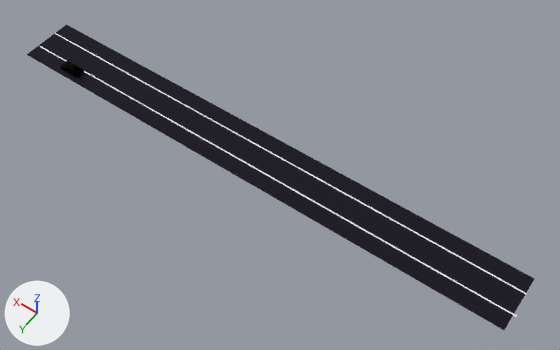
A saved change to the glTF model assets/models/street-with-car.glb.
Before and after are seen from a 50 mm lens placed at (-31.5, 39.2, 60.7), pointed at (-4.0, 0.7, 0.2). The axes (+X, +Y, +Z) are drawn at lower left. The lights are the same throughout. Where no turn or scale is listed for an object, it has been applied to the vertices.

The scene before the commit, as lines of its bpy script (objects in view):
```python
mat_tereze = principled_material('tereze')
mat_tereze.base_color = (0.0, 0.0, 0.0)  # black #000000
mat_tereze.metallic = 0.95
mat_tereze.roughness = 0.457
me_cube_003 = bpy.data.meshes.new('Cube.003')
me_cube_003.from_pydata(...)  # 1014 vertices, 1965 faces; spans x -1.29..1.34, y -0.61..0.62, z -0.39..0.39
# faces by material slot: [1963, 2]
me_cube_003.materials.append(mat_tereze)  # black #000000
me_cube_003.materials.append(mat_brake_disk_001)  # white #e7e7e7
me_plane = bpy.data.meshes.new('Plane')
me_plane.from_pydata([(-29.4, -3.1, 0.0), (29.4, -3.1, 0.0), (-29.4, 3.1, 0.0), (29.4, 3.1, 0.0)], [], [(0, 1, 3), (0, 3, 2)])
me_plane.materials.append(mat_road)  # black #050016
me_plane_009 = bpy.data.meshes.new('Plane.009')
me_plane_009.from_pydata([(-29.4, -0.1, 0.0), (29.4, -0.1, 0.0), (-29.4, 0.1, 0.0), (29.4, 0.1, 0.0), (29.2, 2.6, 0.0), (-29.7, 2.6, 0.0), (29.2, 2.5, 0.0), (-29.7, 2.5, 0.0)], [], [(0, 1, 3), (0, 3, 2), (7, 6, 4), (7, 4, 5)])
me_plane_009.materials.append(mat_llinesroad)  # white #e7e7e7
ob_car = bpy.data.objects.new('Car', me_cube_003)
ob_car.location = (23.21, 2.03, 0.45)
ob_lineroad_001 = bpy.data.objects.new('lineRoad.001', me_plane_009)
ob_lineroad_001.location = (0.02, -1.27, 0.0)
ob_plane = bpy.data.objects.new('Plane', me_plane)
ob_plane.location = (0.0, 0.0, 0.0)
```
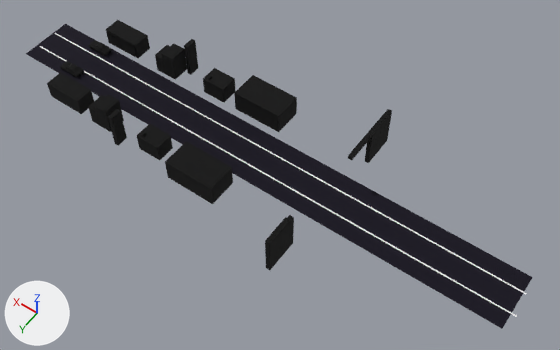
Pixel boxes [x1, y1, x2, y2] of what changed, in the pictures (560 x 350 px):
'Plane', moved
    before: [27, 24, 534, 330]
    after: [26, 24, 533, 329]
'Cube.016', added (black)
    after: [165, 141, 233, 204]
'Cube.006', added (black)
    after: [234, 75, 297, 132]
'Cube.011', added (black)
    after: [47, 72, 94, 114]
'Cube.014', added (black)
    after: [137, 124, 173, 160]
'Cube.003', added (black)
    after: [203, 68, 236, 102]
'Cube', added (black)
    after: [106, 20, 150, 58]
'Cube.018', added (black)
    after: [265, 215, 294, 270]
'Cube.002', added (black)
    after: [162, 43, 187, 80]
'Cube.013', added (black)
    after: [95, 94, 124, 132]
'Cube.005', added (black)
    after: [365, 114, 392, 163]
'Cube.012', added (black)
    after: [108, 109, 127, 146]
'Cube.007', added
    after: [348, 109, 392, 160]
'Cube.001', added
    after: [184, 39, 198, 75]
'Cube.019', added
    after: [265, 217, 290, 246]
'Car', surface changed
    both: [60, 61, 84, 77]
'Car.001', now drawn
    after: [89, 40, 112, 56]
'Cube.010', added
    after: [155, 45, 170, 74]
'Cube.017', added
    after: [88, 95, 105, 126]
'surface-building-2', added
    after: [121, 41, 136, 57]
'surface-building', added
    after: [107, 34, 121, 49]
'Cube.009', added
    after: [106, 30, 135, 47]

The change, as a diff of the scene's bpy script:
```diff
--- a/assets/models/street-with-car.glb.py
+++ b/assets/models/street-with-car.glb.py
@@ mat_tereze @@
 mat_tereze.base_color = (0.0, 0.0, 0.0)  # black #000000
-mat_tereze.metallic = 0.95
-mat_tereze.roughness = 0.457
+mat_tereze.roughness = 1.0
@@ me_plane_002 @@
+me_plane_002.from_pydata([(-0.95, 0.0, -0.7), (0.95, 0.0, -0.7), (-0.95, 0.0, 0.7), (0.95, 0.0, 0.7)], [], [(0, 1, 3), (0, 3, 2)])
+me_plane_002.materials.append(mat_tereze)  # black #000000
@@ me_plane_001 @@
+me_plane_001.from_pydata([(-0.95, 0.0, -0.7), (0.95, 0.0, -0.7), (-0.95, 0.0, 0.7), (0.95, 0.0, 0.7)], [], [(0, 1, 3), (0, 3, 2)])
+me_plane_001.materials.append(mat_tereze)  # black #000000
@@ ob_plane @@
 ob_plane = bpy.data.objects.new('Plane', me_plane)
-ob_plane.location = (0.0, 0.0, 0.0)
+ob_plane.location = (0.2, -0.03, 0.0)
@@ ob_cube_019 @@
+ob_cube_019 = bpy.data.objects.new('Cube.019', me_cube_021)  # a box spanning x -1.0..1.0, y -1.0..1.0, z -1.0..1.0; in mat_tereze (black #000000)
+ob_cube_019.location = (-9.32, 8.48, 4.35)
+ob_cube_019.scale = (0.232, 1.52, -0.201)
@@ ob_cube_018 @@
+ob_cube_018 = bpy.data.objects.new('Cube.018', me_cube_020)  # a box spanning x -0.23..0.23, y -1.84..1.84, z -2.06..2.06; in mat_tereze (black #000000)
+ob_cube_018.location = (-9.32, 8.17, 2.09)
@@ ob_cube_017 @@
+ob_cube_017 = bpy.data.objects.new('Cube.017', me_cube_019)  # a box spanning x -0.53..0.53, y -1.0..1.0, z 0.0..2.28; in mat_tereze (black #000000)
+ob_cube_017.location = (15.69, 5.15, 0.01)
@@ ob_cube_016 @@
+ob_cube_016 = bpy.data.objects.new('Cube.016', me_cube_018)  # a box spanning x -2.83..2.83, y -1.6..1.6, z -0.01..2.44; in mat_tereze (black #000000)
+ob_cube_016.location = (2.11, 5.63, 0.02)
@@ ob_cube_014 @@
+ob_cube_014 = bpy.data.objects.new('Cube.014', me_cube_016)  # a box spanning x -1.37..1.37, y -1.0..1.0, z -0.01..1.99; in mat_tereze (black #000000)
+ob_cube_014.location = (8.37, 5.07, 0.02)
@@ ob_cube_013 @@
+ob_cube_013 = bpy.data.objects.new('Cube.013', me_cube_015)  # a box spanning x -0.75..0.75, y -1.0..1.0, z 0.0..3.05; in mat_tereze (black #000000)
+ob_cube_013.location = (14.38, 5.15, 0.01)
@@ ob_cube_012 @@
+ob_cube_012 = bpy.data.objects.new('Cube.012', me_cube_014)  # a box spanning x -0.23..0.23, y -0.65..0.65, z -2.06..2.06; in mat_tereze (black #000000)
+ob_cube_012.location = (11.95, 6.42, 2.09)
@@ ob_cube_011 @@
+ob_cube_011 = bpy.data.objects.new('Cube.011', me_cube_013)  # a box spanning x -2.24..2.24, y -1.0..1.0, z -0.01..1.99; in mat_tereze (black #000000)
+ob_cube_011.location = (20.12, 5.1, 0.02)
@@ ob_surface_building_2 @@
+ob_surface_building_2 = bpy.data.objects.new('surface-building-2', me_plane_002)
+ob_surface_building_2.location = (19.84, -3.59, 0.87)
@@ ob_surface_building @@
+ob_surface_building = bpy.data.objects.new('surface-building', me_plane_001)
+ob_surface_building.location = (22.07, -3.59, 0.87)
@@ ob_cube_010 @@
+ob_cube_010 = bpy.data.objects.new('Cube.010', me_cube_012)  # a box spanning x -0.53..0.53, y -1.0..1.0, z 0.0..2.28; in mat_tereze (black #000000)
+ob_cube_010.location = (15.2, -4.59, 0.01)
@@ ob_cube_009 @@
+ob_cube_009 = bpy.data.objects.new('Cube.009', me_cube_011)  # a box spanning x -1.0..1.0, y -1.0..1.0, z -0.01..1.99; in mat_tereze (black #000000)
+ob_cube_009.location = (18.84, -3.65, 1.8)
+ob_cube_009.rotation_euler = (0.0, 1.571, 0.0)  # degrees (0, 90, 0)
+ob_cube_009.scale = (0.152, -0.0115, 2.13)
@@ ob_cube_007 @@
+ob_cube_007 = bpy.data.objects.new('Cube.007', me_cube_009)  # a box spanning x -1.0..1.0, y -1.0..1.0, z -1.0..1.0; in mat_tereze (black #000000)
+ob_cube_007.location = (-10.02, -5.8, 4.35)
+ob_cube_007.scale = (0.232, 3.68, -0.201)
@@ ob_cube_006 @@
+ob_cube_006 = bpy.data.objects.new('Cube.006', me_cube_008)  # a box spanning x -2.83..2.83, y -1.6..1.6, z -0.01..2.44; in mat_tereze (black #000000)
+ob_cube_006.location = (2.29, -5.55, 0.02)
@@ ob_cube_005 @@
+ob_cube_005 = bpy.data.objects.new('Cube.005', me_cube_007)  # a box spanning x -0.23..0.23, y -1.84..1.84, z -2.06..2.06; in mat_tereze (black #000000)
+ob_cube_005.location = (-10.02, -7.65, 2.09)
@@ ob_cube_003 @@
+ob_cube_003 = bpy.data.objects.new('Cube.003', me_cube_005)  # a box spanning x -1.37..1.37, y -1.0..1.0, z -0.01..1.99; in mat_tereze (black #000000)
+ob_cube_003.location = (8.03, -4.97, 0.02)
@@ ob_cube_002 @@
+ob_cube_002 = bpy.data.objects.new('Cube.002', me_cube_002)  # a box spanning x -0.75..0.75, y -1.0..1.0, z 0.0..3.05; in mat_tereze (black #000000)
+ob_cube_002.location = (13.88, -4.59, 0.01)
@@ ob_cube_001 @@
+ob_cube_001 = bpy.data.objects.new('Cube.001', me_cube_001)  # a box spanning x -0.23..0.23, y -0.65..0.65, z -2.06..2.06; in mat_tereze (black #000000)
+ob_cube_001.location = (12.44, -5.78, 2.09)
@@ ob_cube @@
+ob_cube = bpy.data.objects.new('Cube', me_cube)  # a box spanning x -2.24..2.24, y -1.0..1.0, z -0.01..1.99; in mat_tereze (black #000000)
+ob_cube.location = (20.94, -4.7, 0.02)
```
